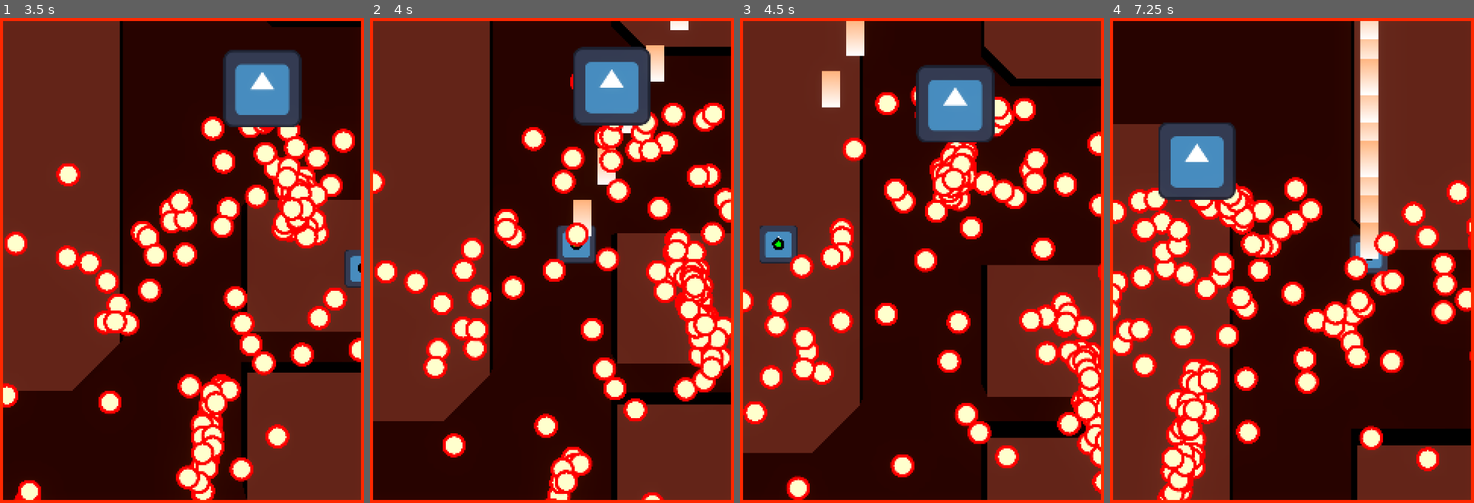
Above: before the commit, frames 1-4 (left to right).
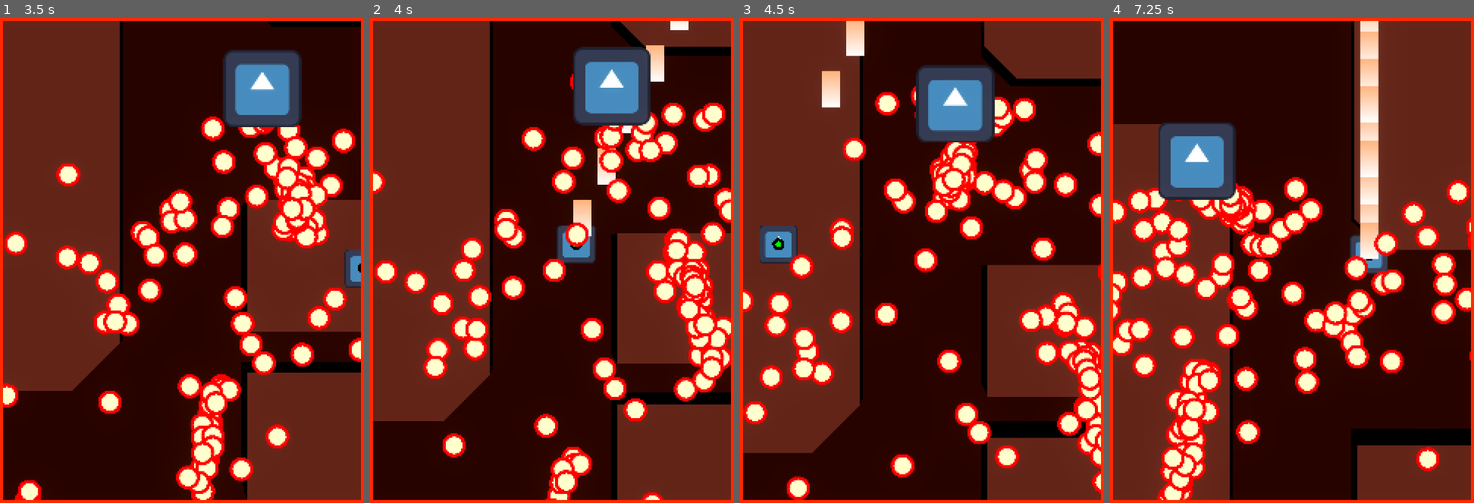
Above: after the commit, the same moments.

Repository: Aeterasu/GWJ97
Game: Godot game, scene res://main/main.tscn
The game is run twice, just before and just after one commit, with the same random seed, the same clock (stepped at 60 frames per second) and the same inputs. The engine's default icon, where the game draws it, is replaced by a stand-in: a white triangle on a blue panel in a dark square.
Inputs (mouse positions are in pixels of both pictures, inside the frame that each line leads up to):
- Up to frame 1 (3.5 s): tap Enter (ui_accept) at 0.5, 0.77, 1.52, 3.02 s; move the mouse to (262, 236) at 0.52 s; hold D (player_input_right) 0.53-1.28 s; hold J (player_input_action_1) 0.53-1.28 s; click (262, 236) at 0.67 s; move the mouse to (109, 284) at 1.27 s; hold S (player_input_down) 1.28-2.03 s; tap K (player_input_action_2) at 1.35, 2.85 s; move the mouse to (218, 153) at 2.02 s; hold D (player_input_right) 2.03-2.78 s; hold J (player_input_action_1) 2.03-2.78 s; move the mouse to (163, 357) at 2.77 s; hold W (player_input_up) from 2.78 s (still down); click (163, 357) at 2.92 s
- Up to frame 2 (4 s): move the mouse to (661, 333) at 3.52 s; release W (player_input_up) at 3.53 s; hold A (player_input_left) from 3.53 s (still down); hold J (player_input_action_1) from 3.53 s (still down); tap Enter (ui_accept) at 3.77 s
- Up to frame 3 (4.5 s): keep holding A (player_input_left); move the mouse to (812, 187) at 4.27 s; release J (player_input_action_1) at 4.28 s; tap K (player_input_action_2) at 4.35 s
- Up to frame 4 (7.25 s): tap Enter (ui_accept) at 4.52, 6.02, 6.77 s; move the mouse to (1310, 260) at 5.02 s; release A (player_input_left) at 5.03 s; hold S (player_input_down) 5.03-5.78 s; hold J (player_input_action_1) 5.03-5.78 s; click (1310, 260) at 5.17 s; move the mouse to (1237, 139) at 5.77 s; hold D (player_input_right) 5.78-6.53 s; tap K (player_input_action_2) at 5.85 s; move the mouse to (1372, 236) at 6.52 s; hold W (player_input_up) from 6.53 s (still down); hold J (player_input_action_1) from 6.53 s (still down)

Frame 1 is identical in both runs. In frame 2, 0.3% of the frame differs, in the area x 62-96%, y 47-62%; in frame 3, 0.9%; in frame 4, 1.5%, in the area x 6-75%, y 2-98%.

Commit message:
collision handling

Diff:
--- a/project/bullet/bullet.gd
+++ b/project/bullet/bullet.gd
@@ -8,6 +8,9 @@
 
 var is_active: bool = false
 
+# bookkeeping
+
+var area_rid: RID = RID()
 var multimesh_id: int = 0
 
 func update(delta: float) -> void:
--- a/project/bullet/bullet_engine.gd
+++ b/project/bullet/bullet_engine.gd
@@ -2,19 +2,52 @@
 
 @export var max_bullet_count: int = 0
 @export var bullet_visual: MultiMeshInstance2D = null
+@export_flags("Default", "Player", "Enemy") var collision_mask: int = 0
 
-var bullets : Array[Bullet] = []
+var bullets: Array[Bullet] = []
+var area_rids: Array[RID] = []
+var shape_rid: RID = RID()
+
 var active_bullet_count: int = 0
+
+const PLAYER_COLLISION_BIT = 1
+const ENEMY_COLLISION_BIT = 2
 
 func _ready() -> void:
 	bullets.resize(max_bullet_count)
+	area_rids.resize(max_bullet_count)
+
+	# physics
+
+	shape_rid = PhysicsServer2D.circle_shape_create()
+	PhysicsServer2D.shape_set_data(shape_rid, 2.0)
+
+	# visual
 
 	bullet_visual.multimesh.instance_count = max_bullet_count
 	bullet_visual.multimesh.visible_instance_count = max_bullet_count
 
+	# hot loop
+
 	for i in max_bullet_count:
 		bullets[i] = Bullet.new()
 		bullets[i].multimesh_id = i
+
+		# physics
+
+		var area = PhysicsServer2D.area_create()
+		PhysicsServer2D.area_set_space(area, bullet_visual.get_world_2d().space)
+		PhysicsServer2D.area_add_shape(area, shape_rid, Transform2D())
+		PhysicsServer2D.area_set_collision_layer(area, 0)
+		PhysicsServer2D.area_set_collision_mask(area, collision_mask)
+
+		PhysicsServer2D.area_set_area_monitor_callback(area, on_area_entered.bind(bullets[i]))
+		PhysicsServer2D.area_set_shape_disabled.call_deferred(area, 0, true)
+
+		area_rids[i] = area
+		bullets[i].area_rid = area
+
+		# visual
 
 		var transform = Transform2D.IDENTITY.scaled(Vector2.ZERO)
 		bullet_visual.multimesh.set_instance_transform_2d(i, transform)
@@ -33,8 +66,21 @@
 			bullet_visual.multimesh.reset_instance_physics_interpolation(bullet.multimesh_id)
 			continue
 
+		PhysicsServer2D.area_set_transform(bullet.area_rid, Transform2D.IDENTITY.translated(bullet.position))
 		set_bullet_mesh_position(bullet.multimesh_id, bullet.position)
 		i += 1
+
+func on_area_entered(status: int, area_rid: RID, instance_id: int, area_shape_idx: int, self_shape_idx: int, bullet: Bullet) -> void:
+	if status == PhysicsServer2D.AREA_BODY_ADDED:
+		var body := instance_from_id(instance_id)
+
+		if body is Enemy:
+			(body as Enemy).hit(1.0)
+		if body is Player:
+			(body as Player).hit()
+
+		bullet.is_active = false
+		PhysicsServer2D.area_set_shape_disabled.call_deferred(bullet.area_rid, 0, true)
 
 func fire_bullet(position: Vector2, angle: float, speed: float) -> void:
 	if active_bullet_count >= max_bullet_count:
@@ -49,6 +95,8 @@
 	set_bullet_mesh_position(bullet.multimesh_id, position)
 	bullet_visual.multimesh.reset_instance_physics_interpolation(bullet.multimesh_id)
 
+	PhysicsServer2D.area_set_shape_disabled(bullet.area_rid, 0, false)
+
 	active_bullet_count += 1
 
 func set_bullet_mesh_position(id: int, position: Vector2) -> void:
--- /dev/null
+++ b/project/bullet/enemy_bullet_hitbox.tres
@@ -0,0 +1,4 @@
+[gd_resource type="CircleShape2D" format=3 uid="uid://b5wh6u4b7s8l5"]
+
+[resource]
+radius = 2.0
--- /dev/null
+++ b/project/enemy/enemy.gd
@@ -0,0 +1,19 @@
+class_name Enemy extends Area2D
+
+var health: float = 0.0
+var is_dead: bool = false
+
+signal on_death
+
+func _ready() -> void:
+	collision_layer = 1 << BulletEngine.ENEMY_COLLISION_BIT
+	collision_mask = 1 << BulletEngine.PLAYER_COLLISION_BIT
+
+func hit(damage: float) -> void:
+	if is_dead:
+		return
+
+	health -= damage
+
+	if health < 0.0:
+		on_death.emit(self)
--- a/project/enemy/test_enemy.gd
+++ b/project/enemy/test_enemy.gd
@@ -1,4 +1,4 @@
-extends Node2D
+extends Enemy
 
 @export var bullet_engine: BulletEngine = null
 
--- a/project/game/game.tscn
+++ b/project/game/game.tscn
@@ -49,6 +49,9 @@
 fill = 1
 fill_from = Vector2(0.5, 0.5)
 fill_to = Vector2(0.8, 0.1)
+
+[sub_resource type="CircleShape2D" id="CircleShape2D_3b7yk"]
+radius = 19.2
 
 [node name="Game" type="Node2D" unique_id=1170915870 node_paths=PackedStringArray("player")]
 script = ExtResource("1_vasa2")
@@ -107,6 +110,7 @@
 script = ExtResource("2_4fuuu")
 max_bullet_count = 1024
 bullet_visual = NodePath("../PlayerBulletVisual")
+collision_mask = 4
 metadata/_custom_type_script = "uid://dpcpbpske8jii"
 
 [node name="PlayerBulletVisual" type="MultiMeshInstance2D" parent="." unique_id=1722292251]
@@ -117,16 +121,24 @@
 script = ExtResource("2_4fuuu")
 max_bullet_count = 4096
 bullet_visual = NodePath("../EnemyBulletVisual")
+collision_mask = 2
 metadata/_custom_type_script = "uid://dpcpbpske8jii"
 
 [node name="EnemyBulletVisual" type="MultiMeshInstance2D" parent="." unique_id=833129313]
 multimesh = SubResource("MultiMesh_y36n6")
 texture = SubResource("GradientTexture2D_dxrkv")
 
-[node name="TestEnemy" type="Node2D" parent="." unique_id=578660568 node_paths=PackedStringArray("bullet_engine")]
+[node name="TestEnemy" type="Area2D" parent="." unique_id=2115164083 node_paths=PackedStringArray("bullet_engine")]
+collision_layer = 4
+collision_mask = 0
 script = ExtResource("4_dxrkv")
 bullet_engine = NodePath("../EnemyBulletEngine")
+metadata/_custom_type_script = "uid://du4pk0oohw2cn"
 
 [node name="Sprite2D" type="Sprite2D" parent="TestEnemy" unique_id=637835628]
 scale = Vector2(0.4, 0.4)
 texture = ExtResource("5_dakft")
+
+[node name="CollisionShape2D" type="CollisionShape2D" parent="TestEnemy" unique_id=1898142468]
+shape = SubResource("CircleShape2D_3b7yk")
+debug_color = Color(1, 0, 0.69803923, 0.41960785)
--- a/project/player/player.gd
+++ b/project/player/player.gd
@@ -1,4 +1,4 @@
-class_name Player extends Node2D
+class_name Player extends Area2D
 
 @export var base_speed: float = 0.0
 @export var focus_speed: float = 0.0
@@ -21,6 +21,9 @@
 func _ready() -> void:
 	weapon.bullet_engine = self.bullet_engine
 
+	collision_layer = 1 << BulletEngine.PLAYER_COLLISION_BIT
+	collision_mask = 1 << BulletEngine.ENEMY_COLLISION_BIT
+
 func _physics_process(delta: float) -> void:
 	if control_state == ControlState.NORMAL:
 		process_movement(delta)
@@ -40,8 +43,8 @@
 	is_focused = Input.is_action_pressed("player_input_action_2")
 	weapon.is_firing = Input.is_action_pressed("player_input_action_1")
 
-func fire() -> void:
-	bullet_engine.fire_bullet(global_position, Vector2.UP.angle(), 512.0)
+func hit() -> void:
+	pass
 
 func _process(delta: float) -> void:
 	pass
--- a/project/player/player.tscn
+++ b/project/player/player.tscn
@@ -5,7 +5,10 @@
 [ext_resource type="Script" uid="uid://chy30x75gw6ih" path="res://util/2d/circle_2d.gd" id="3_g1dw6"]
 [ext_resource type="Script" uid="uid://daly1svuqwggy" path="res://player/player_weapon.gd" id="4_yw30f"]
 
-[node name="Player" type="Node2D" unique_id=151246520 node_paths=PackedStringArray("weapon")]
+[sub_resource type="CircleShape2D" id="CircleShape2D_3b7yk"]
+radius = 2.0
+
+[node name="Player" type="Area2D" unique_id=1584514943 node_paths=PackedStringArray("weapon")]
 script = ExtResource("1_rkbax")
 base_speed = 240.0
 focus_speed = 100.0
@@ -33,3 +36,6 @@
 damage = 1.0
 shot_speed = 512.0
 metadata/_custom_type_script = "uid://daly1svuqwggy"
+
+[node name="CollisionShape2D" type="CollisionShape2D" parent="." unique_id=128030895]
+shape = SubResource("CircleShape2D_3b7yk")
--- a/project/project.godot
+++ b/project/project.godot
@@ -141,10 +141,10 @@
 
 [layer_names]
 
-2d_render/layer_1="Default"
-2d_render/layer_2="Player"
-2d_render/layer_3="Enemy"
-2d_render/layer_4="Pickup"
+2d_physics/layer_1="Default"
+2d_physics/layer_2="Player"
+2d_physics/layer_3="Enemy"
+2d_physics/layer_4="Pickup"
 
 [physics]
 
Not shown, added: project/enemy/enemy.gd.uid
